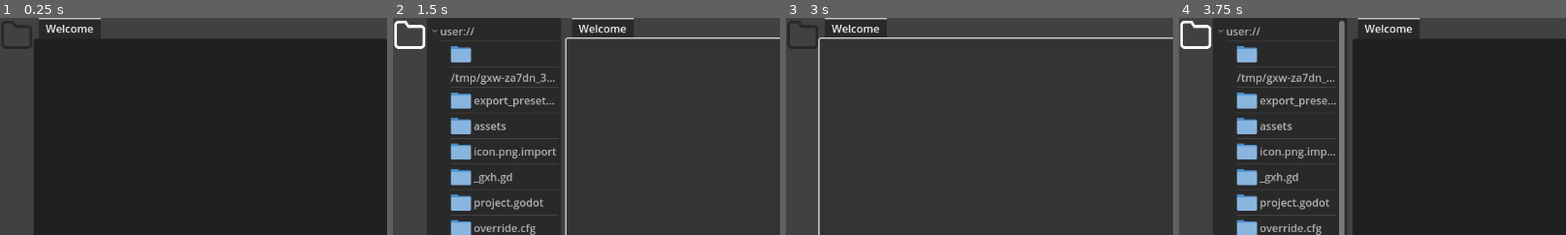
Above: before the commit, frames 1-4 (left to right).
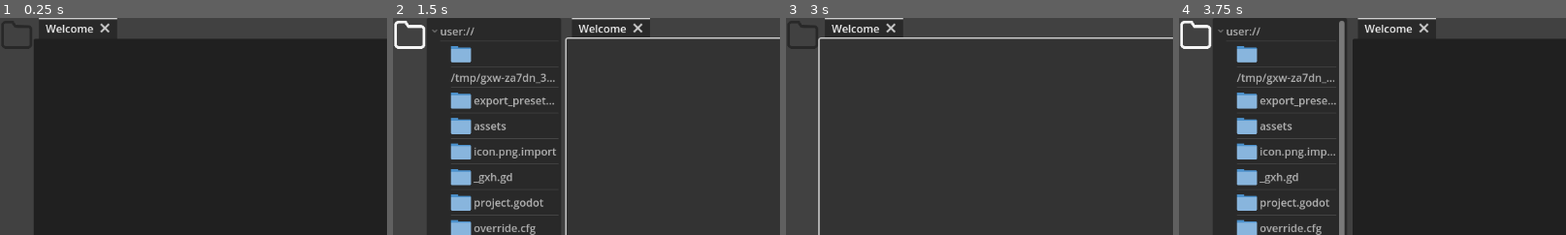
Above: after the commit, the same moments.

Repository: Zybyte85/Carbon
Game: Godot game, scene res://assets/scenes/control.tscn
The game is run twice, just before and just after one commit, with the same random seed, the same clock (stepped at 60 frames per second) and the same inputs.
Inputs (mouse positions are % of the whole screen's width and height, from its top left):
- Up to frame 1 (0.25 s): no input
- Up to frame 2 (1.5 s): click (2, 4) at 0.5 s; click "Open File..." at 1.25 s
- Up to frame 3 (3 s): click (2, 4) at 2 s; click "Open File..." at 2.75 s
- Up to frame 4 (3.75 s): click (2, 4) at 3.5 s
The pictures show only the part of the screen within x 0-50%, y 0-50%; the shares and areas given below are measured in that part.

The runs differ from the first frame. In frame 1, 0.1% of the frame differs, in the area x 25-31%, y 0-7%; in frame 2, less than 0.1%; in frame 3, 0.1%; in frame 4, less than 0.1%.

Commit message:
Fixed issue #4

Diff:
--- a/assets/scripts/control.gd
+++ b/assets/scripts/control.gd
@@ -1,11 +1,15 @@
 extends Control
 
-#@onready var tab_container = $HSplitContainer/TabContainer
-#@onready var FileSystem = $HSplitContainer/FileSystem
 @onready var tab_container = $HBoxContainer/HSplitContainer/TabContainer
 @onready var FileSystem = $HBoxContainer/HSplitContainer/FileSystem
 
 @onready var config = ConfigFile.new()
+
+func close_tab(selected):
+	# Pressing the close button returns the index so we get the node if it is an int
+	if typeof(selected) == TYPE_INT:
+		selected = tab_container.get_child(selected)
+	tab_container.remove_child(selected)
 
 func init_settings(editor):
 	var highlighter = CodeHighlighter.new()
@@ -99,11 +103,15 @@
 	else:
 		print("Opening config file successful")
 
+	var tab_bar = tab_container.get_tab_bar()
+	tab_bar.tab_close_display_policy = TabBar.CLOSE_BUTTON_SHOW_ACTIVE_ONLY
+	tab_bar.tab_close_pressed.connect(close_tab)
+
 func _process(delta):
 	if Input.is_action_just_pressed("New Tab"):
 		add_tab("New Tab", false)
 	if Input.is_action_just_pressed("Close Tab"):
-		tab_container.get_current_tab_control().queue_free() # Delete selected tab
+		close_tab(tab_container.get_current_tab_control())
 	if Input.is_action_just_pressed("Save File"):
 		# Need to fix this later, but I'm to lazy to right now
 		var dialog = FileDialog.new()
